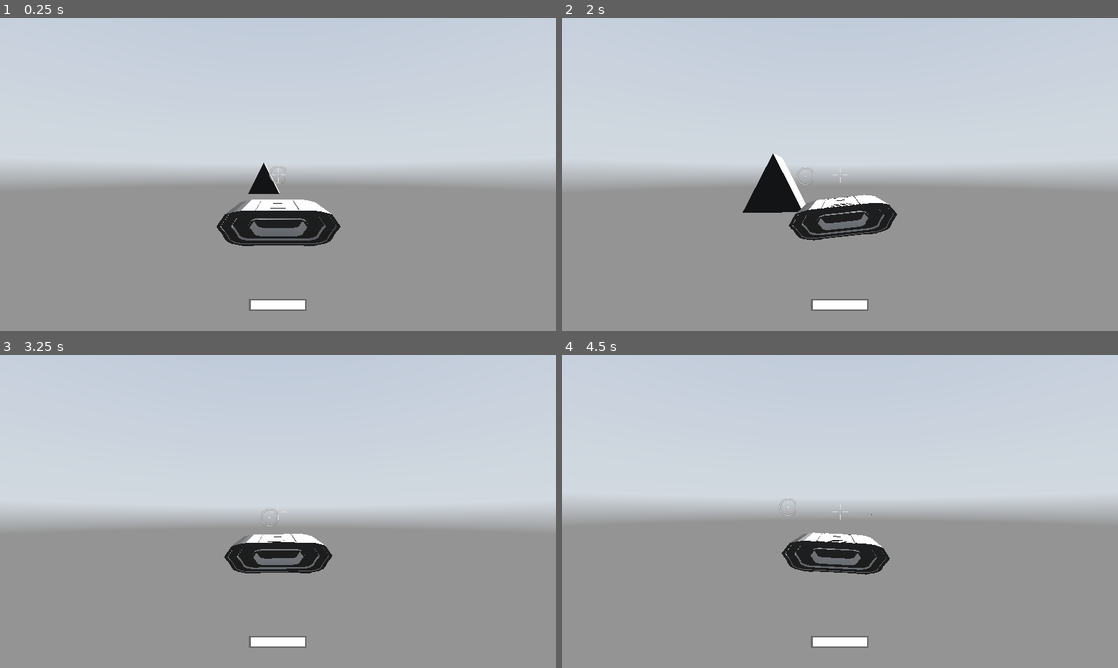
Above: before the commit, frames 1-4 (two rows, left to right).
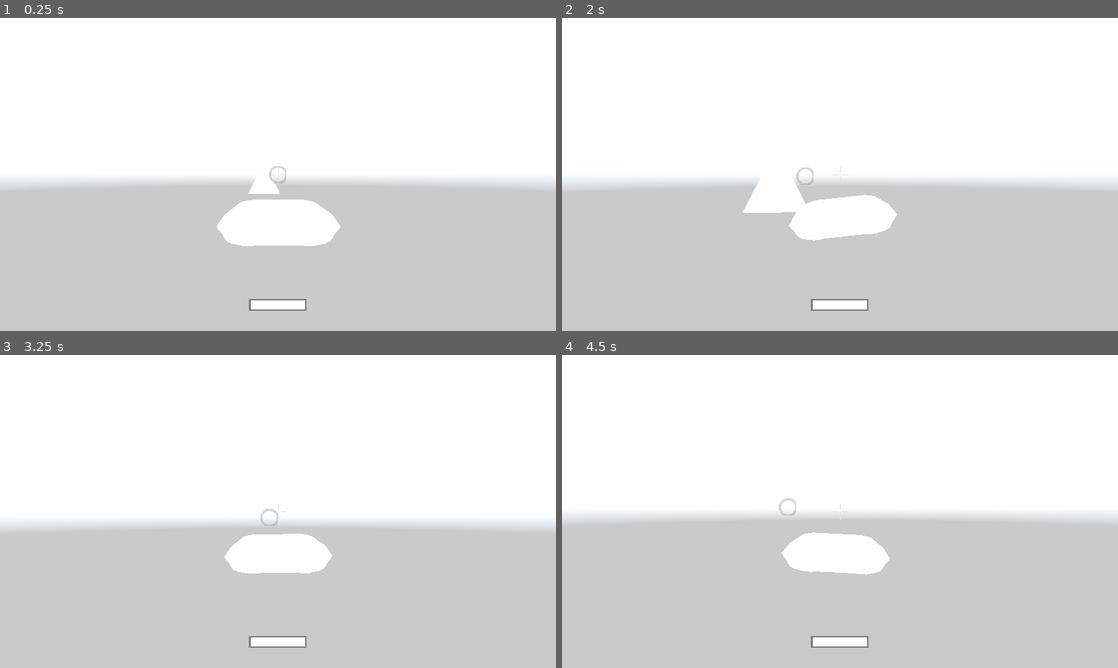
Above: after the commit, the same moments.

Repository: marrameu/Naus
Game: Godot game, scene res://Level.tscn
Same seed, same stepped clock (60 frames per second), same inputs: the game is played once before the commit and once after it. A sky picture missing from this copy of the repository is replaced by a grey-blue gradient. Sound files missing from this copy of the repository are replaced by a short silence.
Inputs (mouse positions are in pixels of both pictures, inside the frame that each line leads up to):
- Up to frame 1 (0.25 s): no input
- Up to frame 2 (2 s): tap Enter at 0.5 s; move the mouse to (867, 174) at 0.52 s; hold W (move_forward) from 0.53 s (still down); click (867, 174) at 0.6 s; move the mouse to (812, 174) at 1.27 s; right-click (812, 174) at 1.35 s
- Up to frame 3 (3.25 s): keep holding W (move_forward); move the mouse to (289, 505) at 2.02 s; hold K 2.03-2.78 s; move the mouse to (272, 517) at 2.77 s; click (272, 517) at 2.85 s
- Up to frame 4 (4.5 s): keep holding W (move_forward); move the mouse to (878, 514) at 3.52 s; right-click (878, 514) at 3.6 s; move the mouse to (795, 508) at 4.27 s; tap K at 4.35 s

The runs differ from the first frame. In frame 1, 99% of the frame differs, in the area x 0-100%, y 0-100%; in frame 2, 99%; in frame 3, 99%; in frame 4, 99%.

Commit message:
level.tscn changes
better illumination
more asteroids

Diff:
--- a/Level.tscn
+++ b/Level.tscn
@@ -16,7 +16,8 @@
 [sub_resource type="Environment" id=3]
 background_mode = 2
 background_sky = SubResource( 2 )
-ambient_light_sky_contribution = 0.0
+background_energy = 2.0
+ambient_light_energy = 3.0
 dof_blur_near_distance = 20.2
 dof_blur_near_transition = 3.14
 
@@ -44,13 +45,26 @@
 material/0 = null
 
 [node name="Asteroide" parent="." instance=ExtResource( 3 )]
-transform = Transform( 0.488834, 0, 0.872377, 0.0738027, 0.996415, -0.0413552, -0.869249, 0.0845996, 0.487082, 1531.67, 0, 0 )
+transform = Transform( 0.488834, 0, 0.872377, 0.0738027, 0.996415, -0.0413552, -0.869249, 0.0845996, 0.487082, -1848.66, -64.5744, 0 )
+
+[node name="Asteroide2" parent="." instance=ExtResource( 3 )]
+transform = Transform( -0.161337, 0.664988, 0.72922, 0.748138, 0.564302, -0.349074, -0.64363, 0.489239, -0.588546, -1848.66, 0.462402, 103.677 )
+
+[node name="Asteroide3" parent="." instance=ExtResource( 3 )]
+transform = Transform( -0.161337, 0.664988, 0.72922, 0.748138, 0.564302, -0.349074, -0.64363, 0.489239, -0.588546, -1848.66, 128.879, -250.502 )
 
 [node name="PauseMenu" parent="." instance=ExtResource( 5 )]
 
 [node name="DirectionalLight" type="DirectionalLight" parent="."]
-transform = Transform( 0.817007, 0.103469, -0.567268, 0.504482, 0.348209, 0.790094, 0.279278, -0.931689, 0.232291, 0, 57.0278, 0 )
-light_energy = 3.0
+transform = Transform( 0.499911, 0.194081, -0.844051, 0.630183, 0.587011, 0.50822, 0.594103, -0.785971, 0.171146, 0, 57.0278, 0 )
+light_color = Color( 1, 0.960784, 0.929412, 1 )
+light_energy = 2.0
+shadow_enabled = true
+directional_shadow_max_distance = 200.0
+
+[node name="DirectionalLight2" type="DirectionalLight" parent="."]
+transform = Transform( 0.817008, 0.103469, -0.567268, -0.518378, 0.562669, -0.643963, 0.252554, 0.820181, 0.513341, 0, 57.0278, 0 )
+visible = false
 shadow_enabled = true
 
 [node name="WorldEnvironment" type="WorldEnvironment" parent="."]
